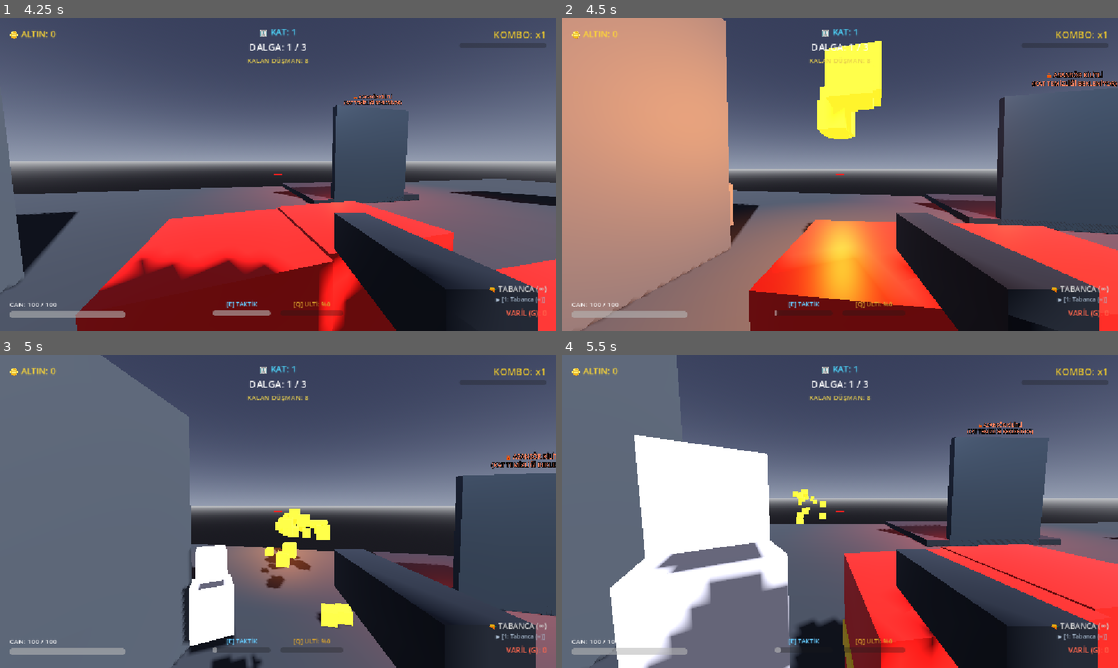
Above: before the commit, frames 1-4 (two rows, left to right).
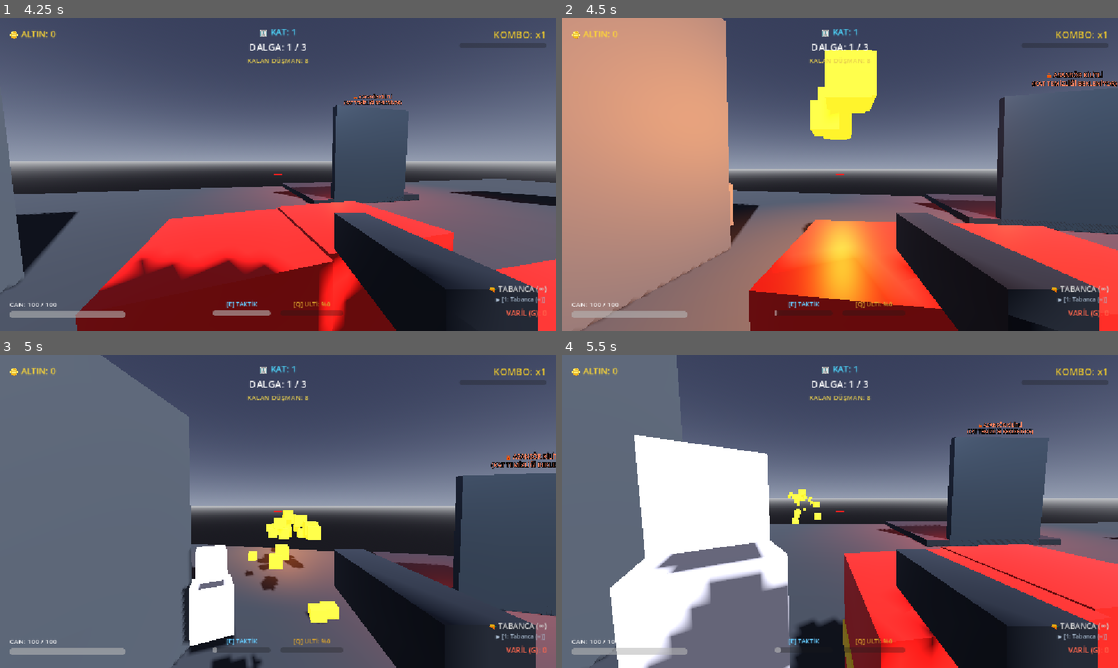
Above: after the commit, the same moments.

Repository: kaanturkogluu/kutukafalar
Game: Godot game, scene res://scenes/levels/main_level.tscn
The game is run twice, just before and just after one commit, with the same random seed, the same clock (stepped at 60 frames per second) and the same inputs. This scene is started directly instead of the project's main scene.
Inputs (mouse positions are in pixels of both pictures, inside the frame that each line leads up to):
- Up to frame 1 (4.25 s): tap Enter at 0.5 s; move the mouse to (305, 174) at 0.52 s; hold W (move_forward) from 0.53 s (still down); tap G (interact) at 0.6, 1.55, 2.1, 3.05 s; click (305, 174) at 0.67 s; tap Space (jump) at 0.77, 1.52, 3.02, 3.77 s; tap F (kick) at 0.8, 1.35, 2.3, 2.85, 3.8 s; move the mouse to (250, 174) at 1.27 s; move the mouse to (289, 168) at 2.02 s; move the mouse to (272, 180) at 2.77 s; click (272, 180) at 2.92 s; move the mouse to (316, 177) at 3.52 s; press the mouse at (316, 177) at 3.53 s
- Up to frame 2 (4.5 s): keep holding W (move_forward); move the mouse to (795, 171) at 4.27 s; release the mouse at (795, 171) at 4.28 s; tap E (spell_tactical) at 4.35 s
- Up to frame 3 (5 s): keep holding W (move_forward); tap Space (jump) at 4.52 s; tap G (interact) at 4.55 s
- Up to frame 4 (5.5 s): keep holding W (move_forward); move the mouse to (845, 511) at 5.02 s; tap Q (spell_ultimate) at 5.1 s; click (845, 511) at 5.17 s; tap F (kick) at 5.3 s

Frame 1 is identical in both runs. In frame 2, 0.7% of the frame differs, in the area x 43-58%, y 7-68%; in frame 3, 1.4%, in the area x 44-64%, y 49-88%; in frame 4, 0.3%.

Commit message:
fix(updater): use user:// for bulletproof download permissions and fix barrel take_damage

Diff:
--- a/scripts/autoload/AutoUpdater.gd
+++ b/scripts/autoload/AutoUpdater.gd
@@ -26,6 +26,14 @@
 var temp_pck_path: String = ""
 
 func _ready() -> void:
+	_determine_paths()
+
+	# Oyun başlarken: user:// içinde indirilmiş güncel bir PCK paketi varsa yükle
+	var user_pck = ProjectSettings.globalize_path("user://KutuKafalar.pck")
+	if FileAccess.file_exists(user_pck) and not OS.has_feature("editor"):
+		print("[AutoUpdater] user:// konumundaki güncel yama yükleniyor: ", user_pck)
+		ProjectSettings.load_resource_pack(user_pck, true)
+
 	check_http = HTTPRequest.new()
 	add_child(check_http)
 	check_http.request_completed.connect(_on_check_request_completed)
@@ -33,8 +41,6 @@
 	download_http = HTTPRequest.new()
 	add_child(download_http)
 	download_http.request_completed.connect(_on_download_request_completed)
-
-	_determine_paths()
 
 func _determine_paths() -> void:
 	var base_dir: String
@@ -44,7 +50,8 @@
 		base_dir = OS.get_executable_path().get_base_dir()
 
 	target_pck_path = base_dir.path_join("KutuKafalar.pck")
-	temp_pck_path = base_dir.path_join("KutuKafalar.pck.new")
+	# user:// her Windows bilgisayarda tam okuma/yazma yetkisine sahip garantili yoldur
+	temp_pck_path = ProjectSettings.globalize_path("user://KutuKafalar.pck.new")
 
 func _process(_delta: float) -> void:
 	if is_downloading and download_http:
@@ -149,6 +156,10 @@
 		update_failed.emit("İndirilecek dosya bağlantısı bulunamadı.")
 		return
 
+	# Eski indirme artığı varsa temizle
+	if FileAccess.file_exists(temp_pck_path):
+		DirAccess.remove_absolute(temp_pck_path)
+
 	is_downloading = true
 	download_http.download_file = temp_pck_path
 
@@ -162,15 +173,29 @@
 		is_downloading = false
 		update_failed.emit("İndirme isteği başlatılamadı: " + str(err))
 
-func _on_download_request_completed(_result: int, response_code: int, _headers: PackedStringArray, _body: PackedByteArray) -> void:
+func _on_download_request_completed(result: int, response_code: int, _headers: PackedStringArray, _body: PackedByteArray) -> void:
 	is_downloading = false
+	download_http.download_file = "" # Dosya kilidini serbest bırak
+
+	if result != HTTPRequest.RESULT_SUCCESS:
+		var err_str = "İndirme ağ hatası (Kod: " + str(result) + ")"
+		if result == HTTPRequest.RESULT_DOWNLOAD_FILE_CANT_OPEN:
+			err_str = "Hedef klasöre yazma izni yok veya disk dolu!"
+		elif result == HTTPRequest.RESULT_DOWNLOAD_FILE_WRITE_ERROR:
+			err_str = "Dosya diske yazılamadı!"
+		update_failed.emit(err_str)
+		return
 
 	if response_code != 200:
 		print("[AutoUpdater] İndirme başarısız oldu! Kod: ", response_code)
 		update_failed.emit("Dosya indirilemedi (Kod: " + str(response_code) + ")")
 		return
 
-	print("[AutoUpdater] İndirme tamamlandı!")
+	if not FileAccess.file_exists(temp_pck_path):
+		update_failed.emit("İndirilen yama dosyası oluşturulamadı!")
+		return
+
+	print("[AutoUpdater] İndirme tamamlandı! Dosya boyutu: ", FileAccess.get_file_as_bytes(temp_pck_path).size())
 	download_completed.emit()
 
 ## Güncellemeyi uygula ve oyunu 1 saniyede yeniden başlat
@@ -182,16 +207,28 @@
 	var base_dir = OS.get_executable_path().get_base_dir()
 	var exe_name = OS.get_executable_path().get_file()
 
+	# Ayrıca user:// içine de kalıcı olarak KutuKafalar.pck olarak kopyala
+	var user_permanent_pck = ProjectSettings.globalize_path("user://KutuKafalar.pck")
+	DirAccess.copy_absolute(temp_pck_path, user_permanent_pck)
+
+	# Eğer editördeysek, doğrudan çalışma zamanında paketi yükle
+	if OS.has_feature("editor"):
+		print("[AutoUpdater] Editör modunda runtime pack yükleniyor...")
+		ProjectSettings.load_resource_pack(temp_pck_path, true)
+		get_tree().reload_current_scene()
+		return
+
 	# Windows için otomatik değiştirici ve yeniden başlatıcı bat dosyası
 	var bat_path = base_dir.path_join("apply_update.bat")
 	var bat_content = """@echo off
 timeout /t 1 /nobreak >nul
-if exist "%~dp0KutuKafalar.pck.new" (
-    move /y "%~dp0KutuKafalar.pck.new" "%~dp0KutuKafalar.pck" >nul
+if exist "{TEMP_PCK}" (
+    copy /y "{TEMP_PCK}" "%~dp0KutuKafalar.pck" >nul
+    del "{TEMP_PCK}" >nul
 )
 start "" "%~dp0{EXE_NAME}"
 del "%~f0"
-""".replace("{EXE_NAME}", exe_name)
+""".replace("{TEMP_PCK}", temp_pck_path.replace("/", "\\")).replace("{EXE_NAME}", exe_name)
 
 	var bat_file = FileAccess.open(bat_path, FileAccess.WRITE)
 	if bat_file:
@@ -201,7 +238,7 @@
 		OS.create_process("cmd.exe", ["/c", bat_path])
 		get_tree().quit(0)
 	else:
-		# Eğer bat yazılamazsa (örn. editördeyken), dinamik olarak paketi hafızaya yükle
+		# Eğer exe klasörüne bat yazılamazsa, runtime pack yükle
 		print("[AutoUpdater] Bat yazılamadı, runtime pack yükleniyor...")
 		ProjectSettings.load_resource_pack(temp_pck_path, true)
 		get_tree().reload_current_scene()
--- a/scripts/interactables/ExplosiveBarrel.gd
+++ b/scripts/interactables/ExplosiveBarrel.gd
@@ -18,7 +18,7 @@
 		freeze = true
 
 ## Hasar alma (Mermi vurunca veya başka patlamayla)
-func take_damage(amount: float, _is_headshot: bool = false, hit_point: Vector3 = Vector3.ZERO) -> void:
+func take_damage(amount: float, _is_headshot: bool = false, hit_point: Vector3 = Vector3.ZERO, _attacker_id: int = 1) -> void:
 	if is_exploded:
 		return
 
--- a/scripts/world/MainLevel.gd
+++ b/scripts/world/MainLevel.gd
@@ -427,7 +427,7 @@
 				spell_instance = scene.instantiate()
 				spell_instance.position = pos
 				spell_instance.direction = dir
-				spell_instance.look_at(pos + dir, Vector3.UP)
+				spell_instance.look_at_from_position(pos, pos + dir, Vector3.UP)
 		"thrown_vortex":
 			var scene = load("res://scenes/spells/thrown_vortex.tscn")
 			if scene:
--- a/version.json
+++ b/version.json
@@ -1,6 +1,6 @@
 {
   "version": "v1.1.2",
   "download_url": "https://raw.githubusercontent.com/kaanturkogluu/kutukafalar/main/builds/KutuKafalar.pck",
-  "pck_size": 252380,
+  "pck_size": 253276,
   "changelog": "- Seviye başlatma (MainLevel parse) hatası düzeltildi.\n- ESC Duraklatma Menüsü buton fonksiyonları eksiksiz bağlandı.\n- TAB Skor Tablosu senkronizasyonu ve leş/altın takibi tamamlandı.\n- Oyuncular artık haritada sorunsuz doğuyor ve oyun akışı başlıyor."
 }
Not shown, changed: builds/KutuKafalar.pck
